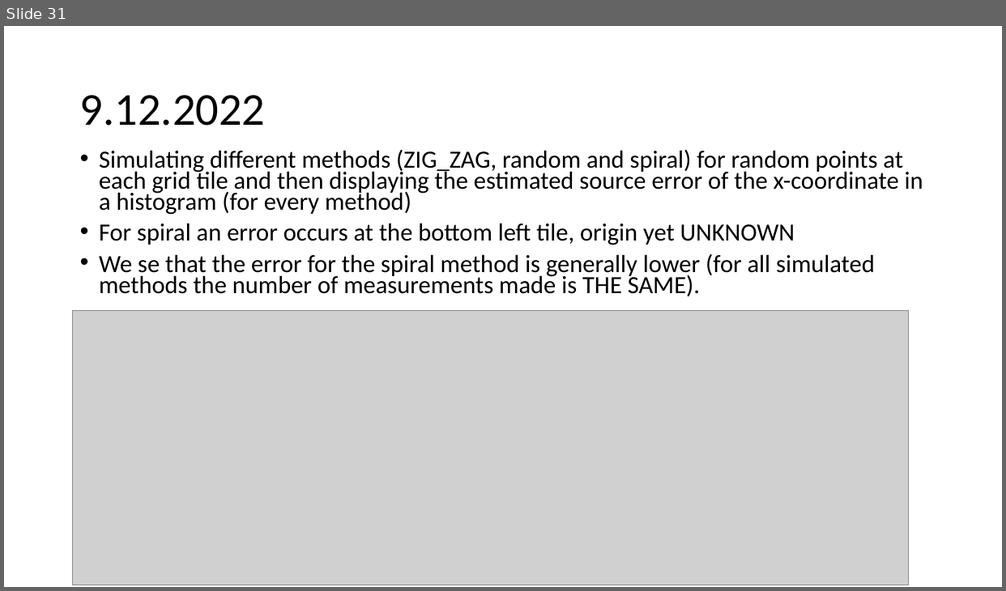
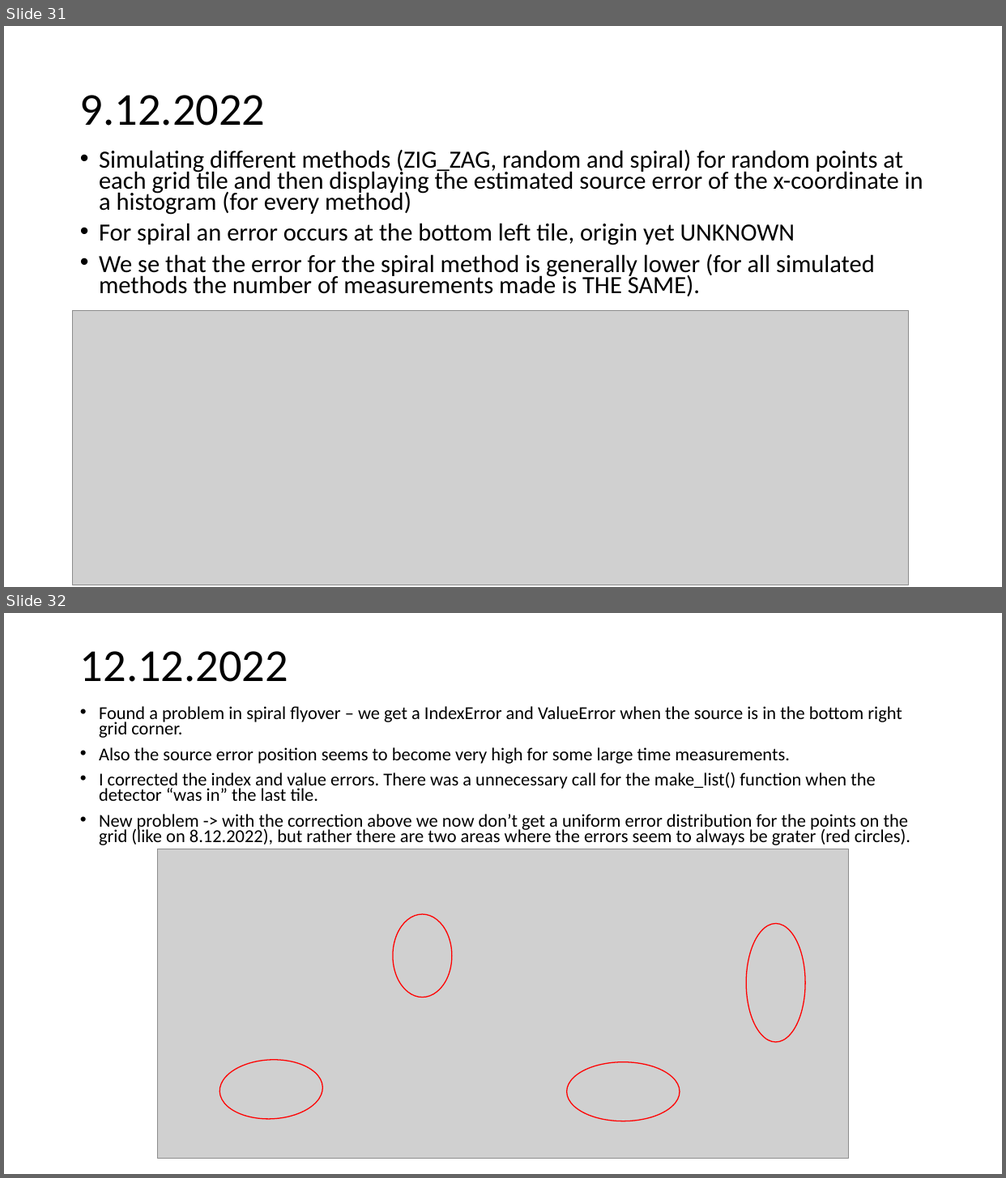
Before and after one commit to urhtrinko/DroneRadioactivity_student_job, a slide deck: reports/work_diary.pptx. Shown one above the other, each under a label of ours: slide 31 before the commit, slides 31 and 32 after it. The pictures are 1006x591 and 1006x1178 pixels, drawn with LibreOffice and Linux fonts; fonts in the diff are those of the drawing; grey boxes stand for pictures. Boxes give left, top, right and bottom in pixels: in the first picture for what was removed or moved away, otherwise in the second. Text is boxed around its words. In the diff, an @@ line names an element or a change of style, - is before the commit and + after.

```diff
--- a/reports/work_diary.pptx
+++ b/reports/work_diary.pptx
@@ slide 32 added at [4, 613, 1002, 1174], background #FFFFFF @@
@@ title added at [80, 651, 288, 682], 44 pt, text #000000 @@
+12.12.2022
@@ text added at [99, 706, 910, 845], 17.5 pt, text #000000 @@
+• Found a problem in spiral flyover – we get a IndexError and ValueError when the source is in the bottom right grid corner.
+• Also the source error position seems to become very high for some large time measurements.
+• I corrected the index and value errors. There was a unnecessary call for the make_list() function when the detector “was in” the last tile.
+• New problem -> with the correction above we now don’t get a uniform error distribution for the points on the grid (like on 8.12.2022), but rather there are two areas where the errors seem to always be grater (red circles).
@@ picture added at [157, 849, 849, 1159] @@
@@ ellipse added at [393, 914, 452, 998], outline #FF0000 1 pt @@
@@ ellipse added at [747, 924, 806, 1043], outline #FF0000 1 pt @@
@@ ellipse added at [218, 1058, 324, 1122], outline #FF0000 1 pt @@
@@ ellipse added at [567, 1063, 680, 1122], outline #FF0000 1 pt @@
```
Also in this commit, not shown: 1 other slide added.
